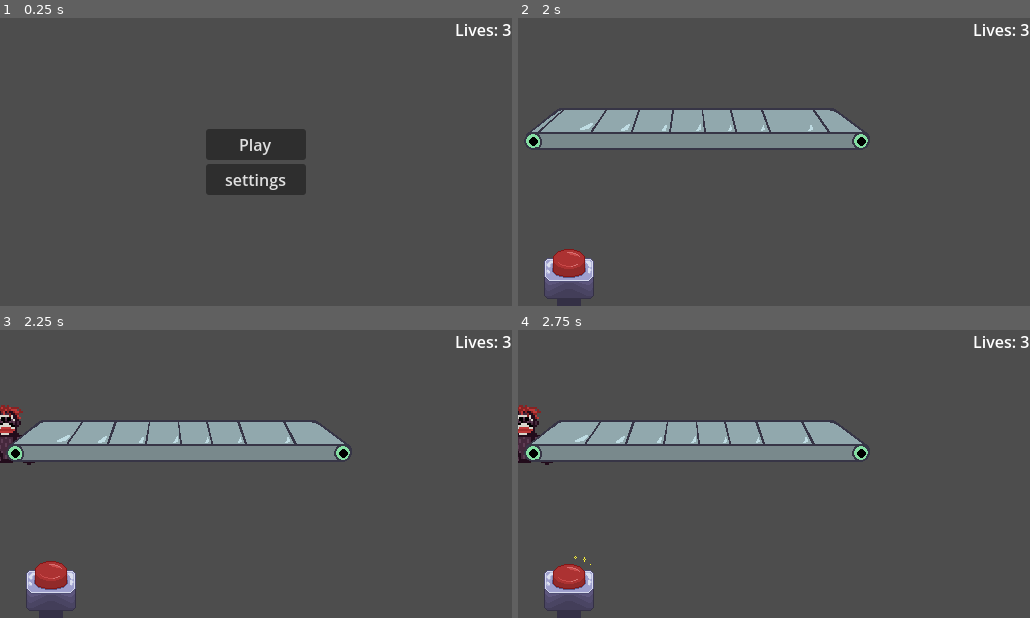
Above: before the commit, frames 1-4 (two rows, left to right).
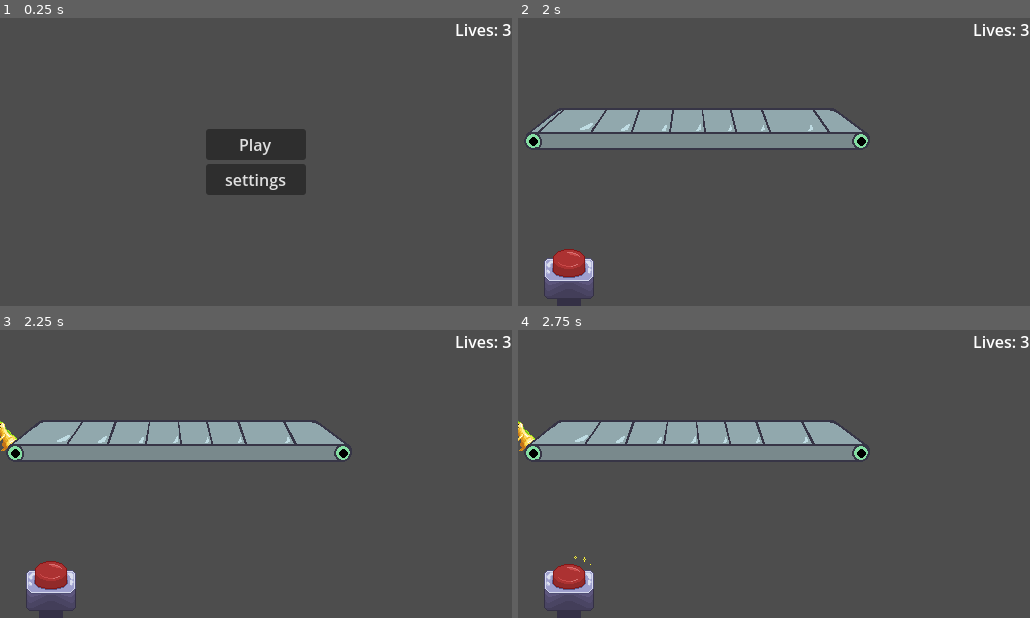
Above: after the commit, the same moments.

Repository: vincentcmartinez/holdit
Game: Godot game, scene res://src/game container/game_container.tscn
Same seed, same stepped clock (60 frames per second), same inputs: the game is played once before the commit and once after it. The engine's default icon, where the game draws it, is replaced by a stand-in: a white triangle on a blue panel in a dark square.
Inputs (mouse positions are in pixels of both pictures, inside the frame that each line leads up to):
- Up to frame 1 (0.25 s): no input
- Up to frame 2 (2 s): click "Play" at 0.5 s; move the mouse to (886, 147) at 1.27 s; press the mouse at (886, 147) at 1.28 s
- Up to frame 3 (2.25 s): move the mouse to (153, 488) at 2.02 s; release the mouse at (153, 488) at 2.03 s; tap Space (space) at 2.1 s
- Up to frame 4 (2.75 s): no input

Frames 1-2 are identical in both runs. In frame 3, 0.6% of the frame differs, in the area x 0-7%, y 26-47%; in frame 4, 0.6%.

Commit message:
added dino

Diff:
--- a/hold-it!/src/menus/fixpopup.tscn
+++ b/hold-it!/src/menus/fixpopup.tscn
@@ -1,8 +1,6 @@
-[gd_scene load_steps=4 format=3 uid="uid://di8pr6t6m7vhh"]
+[gd_scene load_steps=2 format=3 uid="uid://di8pr6t6m7vhh"]
 
 [ext_resource type="Script" path="res://src/menus/fixpopup.gd" id="1_8ttp7"]
-[ext_resource type="PackedScene" uid="uid://8mia7wwr5ujm" path="res://src/menus/partbutton.tscn" id="2_esif7"]
-[ext_resource type="Texture2D" uid="uid://4okwnej30rje" path="res://src/sprites/toys/monkey/monkey_leftarm.png" id="3_13sks"]
 
 [node name="Fixpopup" type="Control"]
 custom_minimum_size = Vector2(64, 160)
@@ -18,16 +16,3 @@
 anchor_bottom = 1.0
 grow_horizontal = 2
 grow_vertical = 2
-
-[node name="Partbutton" parent="Buttons" instance=ExtResource("2_esif7")]
-layout_mode = 2
-
-[node name="TextureRect" parent="Buttons/Partbutton" index="0"]
-anchors_preset = 11
-anchor_left = 1.0
-offset_left = -32.0
-grow_horizontal = 0
-scale = Vector2(2, 2)
-texture = ExtResource("3_13sks")
-
-[editable path="Buttons/Partbutton"]
--- a/hold-it!/src/menus/partbutton.gd
+++ b/hold-it!/src/menus/partbutton.gd
@@ -10,8 +10,8 @@
 
 func set_part(newpart:ToyPart):
 	part = newpart
-	texture_rect.texture = part.part_sprite.texture.duplicate()
-	texture_rect.scale = Vector2(2,2)
+	texture_rect.texture = part.get_icon()
+	texture_rect.scale = Vector2(1,1)
 	#add_child(part.part_sprite.duplicate(DUPLICATE_USE_INSTANTIATION))
 	return
 
--- /dev/null
+++ b/hold-it!/src/toys/dino/dino_leftarm.tscn
@@ -0,0 +1,11 @@
+[gd_scene load_steps=3 format=3 uid="uid://df63iuuq3l0eo"]
+
+[ext_resource type="Script" path="res://src/toys/toy_part.gd" id="1_gs5py"]
+[ext_resource type="Texture2D" uid="uid://4kvgi7xmdg0q" path="res://src/sprites/toys/dino/dino_leftarm.PNG" id="2_rqavv"]
+
+[node name="Dinoleftarm" type="Node2D"]
+script = ExtResource("1_gs5py")
+path_to_icon = "res://src/sprites/toys/dino/icons/dino_leftarm.PNG"
+
+[node name="Sprite2D" type="Sprite2D" parent="."]
+texture = ExtResource("2_rqavv")
--- /dev/null
+++ b/hold-it!/src/toys/dino/dino_rightarm.tscn
@@ -0,0 +1,11 @@
+[gd_scene load_steps=3 format=3 uid="uid://wtecgvb5828i"]
+
+[ext_resource type="Script" path="res://src/toys/toy_part.gd" id="1_e4m15"]
+[ext_resource type="Texture2D" uid="uid://vsr3e3auj0yt" path="res://src/sprites/toys/dino/dino_rightarm.PNG" id="2_jgxkc"]
+
+[node name="MonkeyRightarm" type="Node2D"]
+script = ExtResource("1_e4m15")
+path_to_icon = "res://src/sprites/toys/dino/icons/dino_rightarm.PNG"
+
+[node name="Sprite2D" type="Sprite2D" parent="."]
+texture = ExtResource("2_jgxkc")
--- /dev/null
+++ b/hold-it!/src/toys/dino/dino_rightleg.tscn
@@ -0,0 +1,11 @@
+[gd_scene load_steps=3 format=3 uid="uid://bcywh2q35lieo"]
+
+[ext_resource type="Script" path="res://src/toys/toy_part.gd" id="1_8qu1s"]
+[ext_resource type="Texture2D" uid="uid://cjqnmbtcr2pti" path="res://src/sprites/toys/dino/dino_rightleg.PNG" id="2_tfgop"]
+
+[node name="Monkeyrightleg" type="Node2D"]
+script = ExtResource("1_8qu1s")
+path_to_icon = "res://src/sprites/toys/dino/icons/dino_rightleg.PNG"
+
+[node name="Sprite2D" type="Sprite2D" parent="."]
+texture = ExtResource("2_tfgop")
--- /dev/null
+++ b/hold-it!/src/toys/dino/dino_tail.tscn
@@ -0,0 +1,11 @@
+[gd_scene load_steps=3 format=3 uid="uid://cnlljy4ith5xk"]
+
+[ext_resource type="Script" path="res://src/toys/toy_part.gd" id="1_44yvm"]
+[ext_resource type="Texture2D" uid="uid://cc6jj05a70umj" path="res://src/sprites/toys/dino/dino_tail.PNG" id="2_bixav"]
+
+[node name="Dinoleftarm" type="Node2D"]
+script = ExtResource("1_44yvm")
+path_to_icon = "res://src/sprites/toys/dino/icons/dino_tail.PNG"
+
+[node name="Sprite2D" type="Sprite2D" parent="."]
+texture = ExtResource("2_bixav")
--- /dev/null
+++ b/hold-it!/src/toys/dino/dino_teeth.tscn
@@ -0,0 +1,11 @@
+[gd_scene load_steps=3 format=3 uid="uid://nkgsekw2fw0o"]
+
+[ext_resource type="Script" path="res://src/toys/toy_part.gd" id="1_fcsux"]
+[ext_resource type="Texture2D" uid="uid://dn0qm834wtvp2" path="res://src/sprites/toys/dino/dino_teeth.PNG" id="2_ob0ah"]
+
+[node name="Monkeyrightleg" type="Node2D"]
+script = ExtResource("1_fcsux")
+path_to_icon = "res://src/sprites/toys/dino/icons/dino_teeth.PNG"
+
+[node name="Sprite2D" type="Sprite2D" parent="."]
+texture = ExtResource("2_ob0ah")
--- a/hold-it!/src/toys/dino/toy_dino.tscn
+++ b/hold-it!/src/toys/dino/toy_dino.tscn
@@ -1,6 +1,15 @@
-[gd_scene load_steps=4 format=3 uid="uid://c64ad2ewp3rqs"]
+[gd_scene load_steps=11 format=3 uid="uid://c64ad2ewp3rqs"]
 
 [ext_resource type="PackedScene" uid="uid://b02npsu86bos3" path="res://src/toys/toy.tscn" id="1_iqse6"]
+[ext_resource type="Texture2D" uid="uid://cprn516al7dxs" path="res://src/sprites/toys/dino/dino_base.PNG" id="2_5yxjp"]
+[ext_resource type="PackedScene" uid="uid://df63iuuq3l0eo" path="res://src/toys/dino/dino_leftarm.tscn" id="3_h5i24"]
+[ext_resource type="PackedScene" uid="uid://wtecgvb5828i" path="res://src/toys/dino/dino_rightarm.tscn" id="4_8ergn"]
+[ext_resource type="PackedScene" uid="uid://bcywh2q35lieo" path="res://src/toys/dino/dino_rightleg.tscn" id="5_hjcld"]
+[ext_resource type="PackedScene" uid="uid://cnlljy4ith5xk" path="res://src/toys/dino/dino_tail.tscn" id="6_uadw4"]
+[ext_resource type="PackedScene" uid="uid://nkgsekw2fw0o" path="res://src/toys/dino/dino_teeth.tscn" id="7_62nbx"]
+
+[sub_resource type="CanvasItemMaterial" id="CanvasItemMaterial_no5cb"]
+resource_local_to_scene = true
 
 [sub_resource type="RectangleShape2D" id="RectangleShape2D_x70rd"]
 size = Vector2(32, 32)
@@ -12,13 +21,21 @@
 
 [node name="Base" parent="." index="0"]
 texture_filter = 1
+material = SubResource("CanvasItemMaterial_no5cb")
+texture = ExtResource("2_5yxjp")
 
 [node name="CollisionShape2D" parent="." index="1"]
-visible = false
 shape = SubResource("RectangleShape2D_x70rd")
-
-[node name="ConveyorBeltArea" parent="." index="2"]
-visible = false
 
 [node name="CollisionShape2D" parent="ConveyorBeltArea" index="0"]
 shape = SubResource("RectangleShape2D_uh1y1")
+
+[node name="Dinoleftarm" parent="Parts" index="0" instance=ExtResource("3_h5i24")]
+
+[node name="MonkeyRightarm" parent="Parts" index="1" instance=ExtResource("4_8ergn")]
+
+[node name="Monkeyrightleg" parent="Parts" index="2" instance=ExtResource("5_hjcld")]
+
+[node name="Dinoleftarm2" parent="Parts" index="3" instance=ExtResource("6_uadw4")]
+
+[node name="Monkeyrightleg2" parent="Parts" index="4" instance=ExtResource("7_62nbx")]
--- a/hold-it!/src/toys/toy_part.gd
+++ b/hold-it!/src/toys/toy_part.gd
@@ -2,6 +2,7 @@
 class_name ToyPart
 @onready var part_sprite = $Sprite2D
 @onready var invalid_part_sprite = $invalid
+@export var path_to_icon:String
 var valid : bool
 # Called when the node enters the scene tree for the first time.
 func _ready() -> void:
@@ -27,6 +28,10 @@
 		invalid_part_sprite.show()
 	return
 
+func get_icon() -> Texture2D:
+	var texture = load(path_to_icon)
+	return texture
+
 # Called every frame. 'delta' is the elapsed time since the previous frame.
 func _process(delta: float) -> void:
 	pass
--- a/hold-it!/src/toys/toy_spawner.gd
+++ b/hold-it!/src/toys/toy_spawner.gd
@@ -4,7 +4,8 @@
 
 @onready var toy_robot = preload("res://src/toys/robot/toy_robot.tscn")
 @onready var toy_monkey = preload("res://src/toys/monkey/toy_monkey.tscn")
-@onready var toys = [toy_monkey]
+@onready var toy_dino = preload("res://src/toys/dino/toy_dino.tscn")
+@onready var toys = [toy_dino]
 
 func _physics_process(delta: float) -> void:
 	pass
Renamed: hold-it!/src/sprites/toys/dino/icons/IMG_0330.PNG -> hold-it!/src/sprites/toys/dino/icons/dino_leftarm.PNG
Not shown, changed: hold-it!/src/sprites/toys/dino/icons/dino_leftarm.PNG.import
Renamed: hold-it!/src/sprites/toys/dino/icons/IMG_0331.PNG -> hold-it!/src/sprites/toys/dino/icons/dino_rightarm.PNG
Not shown, changed: hold-it!/src/sprites/toys/dino/icons/dino_rightarm.PNG.import
Renamed: hold-it!/src/sprites/toys/dino/icons/IMG_0329.PNG -> hold-it!/src/sprites/toys/dino/icons/dino_rightleg.PNG
Not shown, changed: hold-it!/src/sprites/toys/dino/icons/dino_rightleg.PNG.import
Renamed: hold-it!/src/sprites/toys/dino/icons/IMG_0328.PNG -> hold-it!/src/sprites/toys/dino/icons/dino_tail.PNG
Not shown, changed: hold-it!/src/sprites/toys/dino/icons/dino_tail.PNG.import
Renamed: hold-it!/src/sprites/toys/dino/icons/IMG_0327.PNG -> hold-it!/src/sprites/toys/dino/icons/dino_teeth.PNG
Not shown, changed: hold-it!/src/sprites/toys/dino/icons/dino_teeth.PNG.import
